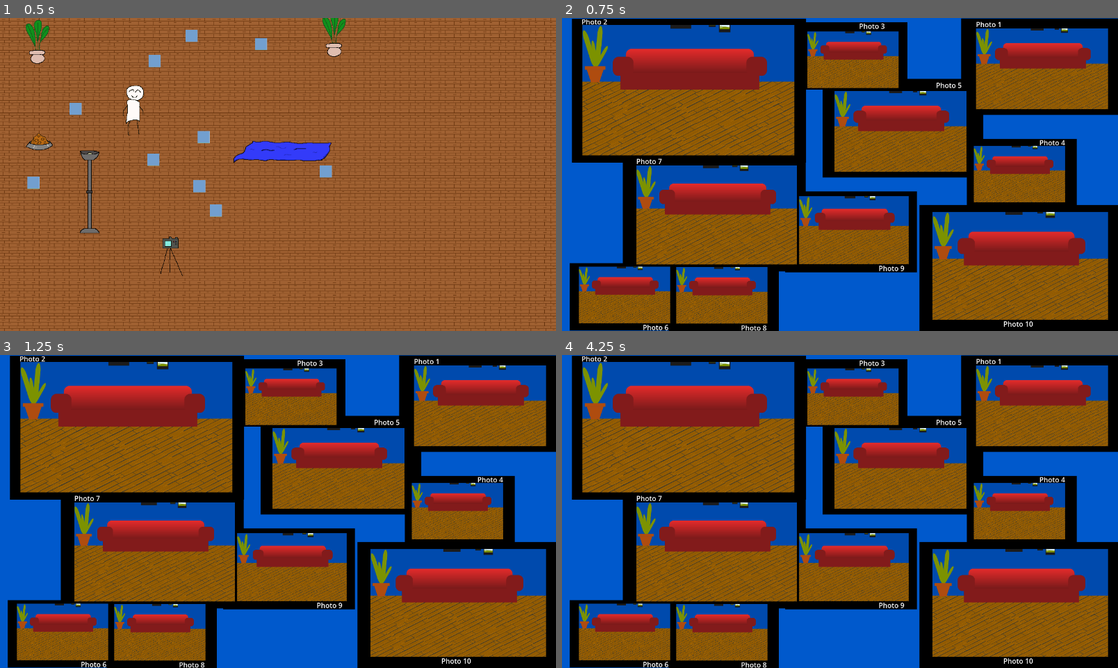
Above: before the commit, frames 1-4 (two rows, left to right).
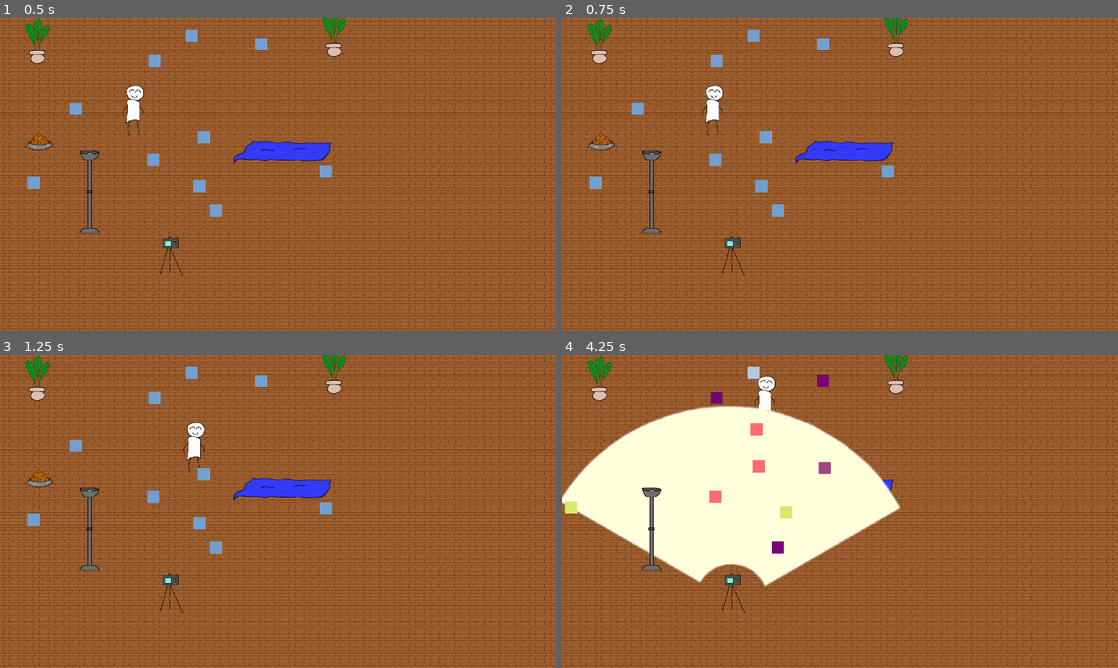
Above: after the commit, the same moments.

Repository: Mad2F/Catografy
Game: Godot game, scene res://code/scenes/game.tscn
Two runs of this game, one before a commit and one after it. Both use one fixed random seed, a clock stepped at 60 frames per second and the inputs below. This scene is started directly instead of the project's main scene.
Inputs:
- Up to frame 1 (0.5 s): no input
- Up to frame 2 (0.75 s): tap Enter (last_photo) at 0.5, 0.6 s; hold Right (move_right) from 0.53 s (still down)
- Up to frame 3 (1.25 s): keep holding Right (move_right)
- Up to frame 4 (4.25 s): release Right (move_right) at 1.28 s; hold Down (move_down) 1.28-2.03 s; tap one key every 0.75 s from 1.35 s: E (main_action) P (take_photo) Enter (last_photo) E (main_action); hold Right (move_right) 2.03-2.78 s; hold Up (move_up) 2.78-3.53 s; hold Left (move_left) from 3.53 s (still down)

Frame 1 is identical in both runs. In frame 2, 98% of the frame differs, in the area x 0-100%, y 0-100%; in frame 3, 98%; in frame 4, 99%.

Commit message:
fix: call end scene from root node

Diff:
--- a/code/scenes/game.gd
+++ b/code/scenes/game.gd
@@ -1,5 +1,7 @@
 extends Node
 class_name Game
+
+signal game_finished()
 
 func _ready():
 	$Camera.start_loop()
@@ -9,7 +11,7 @@
 		child.position = Vector2(randf_range(0, window_size[0]), randf_range(0, window_size[1]))
 
 func _on_camera_last_photo_taken():
-	get_tree().change_scene_to_file("res://code/scenes/PhotosDisplay.tscn")
+	game_finished.emit()
 
 func _on_camera_photo_taken():
 	_captureSubjects()
--- a/code/scripts/root.gd
+++ b/code/scripts/root.gd
@@ -2,11 +2,21 @@
 
 var intro_scene = preload("res://code/scenes/Intro.tscn")
 var game_scene = preload("res://code/scenes/game.tscn")
+var end_scene = preload("res://code/scenes/PhotosDisplay.tscn")
+var intro
+var game
+var end
 
 func _ready():
-	var intro = intro_scene.instantiate()
+	intro = intro_scene.instantiate()
 	add_child(intro)
 	await get_tree().create_timer(21.0).timeout
 	remove_child(intro)
-	var game = game_scene.instantiate()
+	game = game_scene.instantiate()
+	game.game_finished.connect(_on_game_finished)
 	add_child(game)
+
+func _on_game_finished():
+	remove_child(game)
+	end = end_scene.instantiate()
+	add_child(end)
